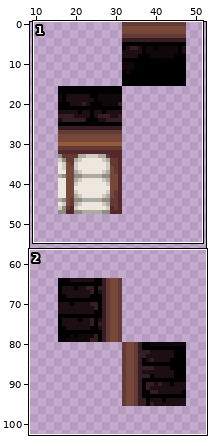
Sprite sheet, stored at Resources/Textures/_CP14/Structures/Walls/cardboard_wall.rsi/wood1.png. The first picture is a wide view before the edit; the outline marks the close-up.
Close-up. As it was:
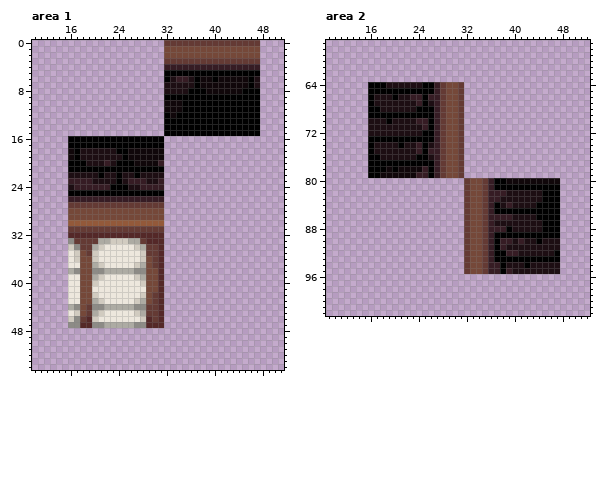
The file is 64x128 pixels. Colours within 5 levels of each other are drawn and written as one. Shown: area 1: x 10..51, y 0..54; area 2: x 9..52, y 57..102. The wide view leaves out empty margins.
Now the later version:
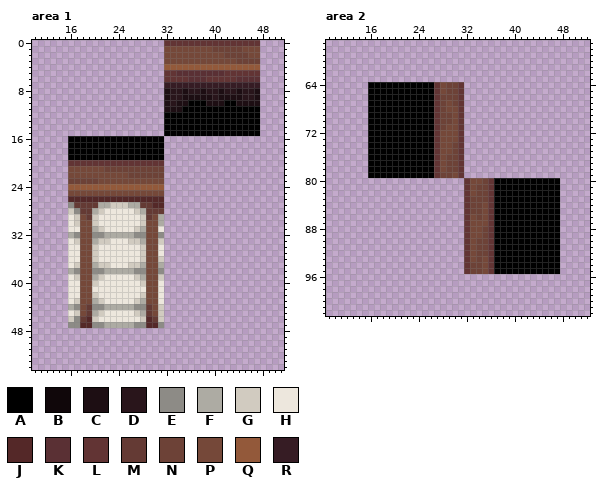
Palette (. is transparent): A #000000  B #10070a  C #1d0e13  D #29151b  E #8d8b86  F #adaba3  G #d1cbc0  H #ede7dd  J #542828  K #5a3034  L #623434  M #643a34  N #6d4237  P #754839  Q #93593a  R #361c24
What changed:
--- area 1
@@ x 30..49 @@
- 0 ..MMMMMMMMMMMMMMMM..
- 1 ..PPPPPPPPPPPPPPPP..
- 2 ..PPPPPPPPPPPPPPPP..
- 3 ..MMMMMMMMMMMMMMMM..
- 4 ..RRRRRRRRRRRRRRRR..
- 5 ..AAAAAAAAAAAAAAAA..
- 6 ..ACRRCABBABBBBBAC..
- 7 ..CCCCCABBBBBBBBAC..
- 8 ..CCCCAAABBBBBBAAA..
- 9 ..AAAAAAAAAAAAAAAA..
-10 ..BBBAAAAAAAAAAAAA..
-11 ..BBBAAAAAAAAAAAAA..
-12 ..ABAAAAAAAAAAAAAA..
+ 0 ..LLLLLLLLLLLLLLLL..
+ 1 ..PPPPPPPPNNNNNPPP..
+ 2 ..PPPPPPPPPPNNNNPP..
+ 3 ..PPPPPPPPPPPPNNNN..
+ 4 ..QQQQQQQQQQQQQQQQ..
+ 5 ..LLKKKKKKKKLLLLLL..
+ 6 ..LLLLKKKLLLLLKKKK..
+ 7 ..RRRRRRRRRRRRRRRR..
+ 8 ..CDDCDDCDDCDDCDDC..
+ 9 ..CDDCCCCCDCCCCDDC..
+10 ..CDCCAAACCCAACCCC..
+11 ..CCCAAAAAAAAAAAAA..
+12 ..AAAAAAAAAAAAAAAA..
 13 ..AAAAAAAAAAAAAAAA..
@@ x 14..33 @@
 17 ..AAAAAAAAAAAAAAAA..
-18 ..BACCCCCCAABBBBBB..
-19 ..BACCCCCCCABBBBBB..
-20 ..AAACCCRCAAABBBBR..
-21 ..AAAAAAAAAAAAAAAA..
-22 ..CCCCCACCACCACCCC..
-23 ..RRRRCCCCACRRRCCR..
-24 ..CRRRRRRAAACCRRRR..
-25 ..AAAAAAAAAAAAAAAA..
-26 ..RRRRRRRRRRRRRRRR..
-27 ..MMMMMMMMMMMMMMMM..
-28 ..PPPPPPPPPPPPPPPP..
-29 ..PPPPPPPPPPPPPPPP..
-30 ..QQQQQQQQQQQQQQQQ..
-31 ..MMMMMMMMMMMMMMMM..
-32 ..JJJJJJJJJJJJJJJJ..
-33 ..EMMMMFFGGGFFMJJJ..
-34 ..GEMMFGHHHHHGFMMJ..
-35 ..HGPMGHHHHHHHGMMJ..
-36 ..HGPPGHHHHHHHGPMJ..
-37 ..HHPPFGHHHHHGFPMJ..
-38 ..FEPPEEFFFFFEEPPJ..
-39 ..HHPPFGHHHHHGFPPJ..
-40 ..HHPPGHHHHHHHGPPJ..
-41 ..HHPPHHHHHHHHHPPJ..
-42 ..HHPPGHHHHHHHGPMJ..
-43 ..HHPPFGHHHHHGFPMJ..
-44 ..FEPMEEFFFFFEEMMJ..
-45 ..HGPMFGHHHHHGFMMJ..
-46 ..GEMJGHHHHHHHGJMJ..
-47 ..EEJJEEFFFFFEEJJJ..
+18 ..AAAAAAAAAAAAAAAA..
+19 ..AAAAAAAAAAAAAAAA..
+20 ..LLLLLLLLLLLLLLLL..
+21 ..PPPPPPNNNNNNNNNN..
+22 ..PPPPPPPPPPNNNNNN..
+23 ..NNNNNPPPPPPPPPPP..
+24 ..QQQQQQQQQQQQQQQQ..
+25 ..PPPPPPPPPPPPPPPP..
+26 ..JJJJJJJJJJJJJJJJ..
+27 ..EMMMMFFGGGFFMMJJ..
+28 ..GEMMFGHHHHHGFMMM..
+29 ..HGPMGHHHHHHHGMPF..
+30 ..HGPPGHHHHHHHGPPF..
+31 ..HHPPFGHHHHHGFPPH..
+32 ..FEPPEEFFFFFEEPPE..
+33 ..HGPPFGGHHHGGFPPG..
+34 ..HHPPGHHHHHHHGPPH..
+35 ..HHPPGHHHHHHHGPPH..
+36 ..HHPPGHHHHHHHGPPG..
+37 ..HGPPFGGHHHGGFPPF..
+38 ..FEPPEEFFFFFEEPPE..
+39 ..HGPPFGHHHHHGFPPG..
+40 ..HHPPGHHHHHHHGPPH..
+41 ..HHPPHHHHHHHHHPPH..
+42 ..HHPPGHHHHHHHGPPH..
+43 ..HGPPFGHHHHHGFPPH..
+44 ..FEPMEEFFFFFEEMPG..
+45 ..HGPMFGHHHHHGFMPG..
+46 ..GEMJGHHHHHHHGJMG..
+47 ..EEJJEEFFFFFEEJJE..
 48 ....................
--- area 2
@@ x 9..52 @@
  63 ............................................
- 64 .......AAACCCCCCAARMPPM.....................
- 65 .......AAAAAAAAAAARMPPM.....................
- 66 .......ACCCACCRRARRMPPM.....................
- 67 .......ACCCCCCCRACRMPPM.....................
- 68 .......AACCCCCCAAARMPPM.....................
- 69 .......AAAAAAAAAAARMPPM.....................
- 70 .......CCCACCCCRRARMPPM.....................
- 71 .......CCCCCCCCCRARMPPM.....................
- 72 .......CCCCCCCCCAARMPPM.....................
- 73 .......AAAAAAAAAAARMPPM.....................
- 74 .......ACCCCACCRACRMPPM.....................
- 75 .......ACCCCCCCRARRMPPM.....................
- 76 .......AACCCCCCAACRMPPM.....................
- 77 .......AAAAAAAAAAARMPPM.....................
- 78 .......AAABABBBBRARMPPM.....................
- 79 .......AABBBBBBRRARMPPM.....................
- 80 .......................MPPMRAABBBBBBBBB.....
- 81 .......................MPPMRAAAAAAAAAAA.....
- 82 .......................MPPMRRRCCCCCCAAA.....
- 83 .......................MPPMRRCCCCCCCAAA.....
- 84 .......................MPPMRACRCCCCAAAA.....
- 85 .......................MPPMRAAAAAAAAAAA.....
- 86 .......................MPPMRRRRCCCCAAAA.....
- 87 .......................MPPMRCCCCCCCCAAA.....
- 88 .......................MPPMRRRACCCCCAAA.....
- 89 .......................MPPMRAAAAAAAAAAA.....
- 90 .......................MPPMRARRCRCCACCC.....
- 91 .......................MPPMRARCCCCCCCCC.....
- 92 .......................MPPMRAARRCCCCCCA.....
- 93 .......................MPPMRAAAAAAAAAAA.....
- 94 .......................MPPMRRACCCACCCCC.....
- 95 .......................MPPMRRARCCCCCCCC.....
+ 64 .......AAAAAAAAAAALPNNL.....................
+ 65 .......AAAAAAAAAAALPNNL.....................
+ 66 .......AAAAAAAAAAALNNNL.....................
+ 67 .......AAAAAAAAAAALNPNL.....................
+ 68 .......AAAAAAAAAAALNPPL.....................
+ 69 .......AAAAAAAAAAALNNPL.....................
+ 70 .......AAAAAAAAAAALNNPL.....................
+ 71 .......AAAAAAAAAAALNPPL.....................
+ 72 .......AAAAAAAAAAALPPPL.....................
+ 73 .......AAAAAAAAAAALPPPL.....................
+ 74 .......AAAAAAAAAAALPPNL.....................
+ 75 .......AAAAAAAAAAALPPNL.....................
+ 76 .......AAAAAAAAAAALPNNL.....................
+ 77 .......AAAAAAAAAAALPNNL.....................
+ 78 .......AAAAAAAAAAALPNNL.....................
+ 79 .......AAAAAAAAAAALNNPL.....................
+ 80 .......................LPPNLAAAAAAAAAAA.....
+ 81 .......................LPNNLAAAAAAAAAAA.....
+ 82 .......................LPNNLAAAAAAAAAAA.....
+ 83 .......................LNNNLAAAAAAAAAAA.....
+ 84 .......................LNNPLAAAAAAAAAAA.....
+ 85 .......................LNNPLAAAAAAAAAAA.....
+ 86 .......................LPNPLAAAAAAAAAAA.....
+ 87 .......................LPPPLAAAAAAAAAAA.....
+ 88 .......................LPPNLAAAAAAAAAAA.....
+ 89 .......................LPPNLAAAAAAAAAAA.....
+ 90 .......................LPNNLAAAAAAAAAAA.....
+ 91 .......................LPNNLAAAAAAAAAAA.....
+ 92 .......................LPNNLAAAAAAAAAAA.....
+ 93 .......................LPNPLAAAAAAAAAAA.....
+ 94 .......................LNNPLAAAAAAAAAAA.....
+ 95 .......................LNNPLAAAAAAAAAAA.....
  96 ............................................
Where, in picture pixels (left, top, right, bottom), the same in both close-ups:
changed: (164, 40, 260, 118)
changed: (68, 148, 164, 328)
changed: (368, 82, 560, 274)
